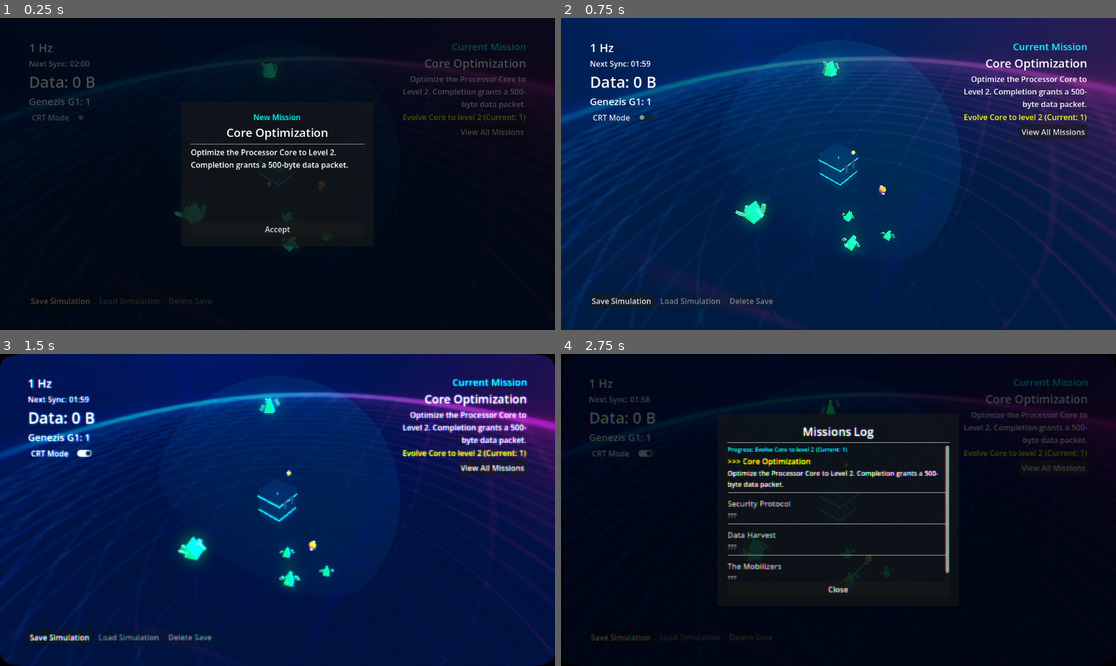
Above: before the commit, frames 1-4 (two rows, left to right).
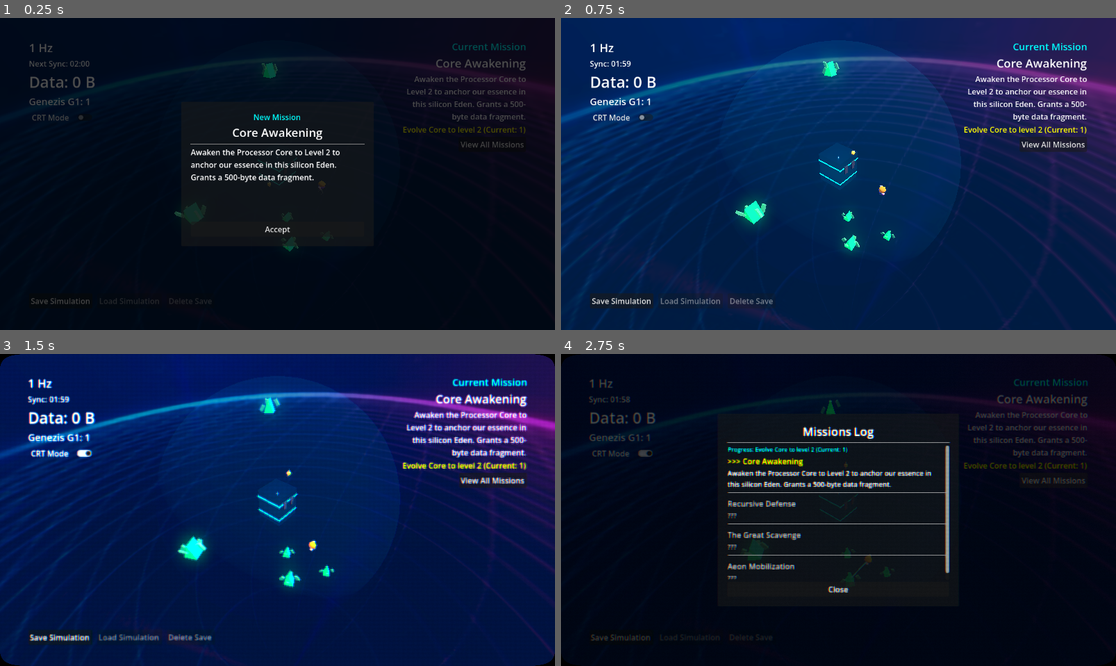
Above: after the commit, the same moments.

Repository: peterlavey/immanent
Game: Godot game, scene res://src/core/world/World.tscn
The game is run twice, just before and just after one commit, with the same random seed, the same clock (stepped at 60 frames per second) and the same inputs. Sound files missing from this copy of the repository are replaced by a short silence.
Inputs:
- Up to frame 1 (0.25 s): no input
- Up to frame 2 (0.75 s): click "Accept" at 0.5 s
- Up to frame 3 (1.5 s): click "CRT Mode" at 1.25 s
- Up to frame 4 (2.75 s): click "View All Missions" at 2 s

The runs differ from the first frame. In frame 1, 2.3% of the frame differs, in the area x 34-95%, y 13-53%; in frame 2, 2.3%; in frame 3, 3.3%; in frame 4, 3.5%, in the area x 5-95%, y 12-70%.

Commit message:
Revamp lore and scenario text for immersive cohesion, update missions with thematic descriptions, adjust gameplay elements (data spots, G0 mobilizers, timers), and integrate new MissionManager script.

Diff:
--- a/src/core/mission_manager/MissionManager.gd
+++ b/src/core/mission_manager/MissionManager.gd
@@ -12,28 +12,28 @@
 }
 
 var current_mission_id = MissionID.EVOLVE_CORE
-var current_mission_name = "Core Optimization"
-var current_mission_description = "Optimize the Processor Core to Level 2. Completion grants a 500-byte data packet."
+var current_mission_name = "Core Awakening"
+var current_mission_description = "Awaken the Processor Core to Level 2 to anchor our essence in this silicon Eden."
 var current_mission_progress = "Initializing..."
 
 var completed_mission_ids = []
 
 var missions_data = {
 	MissionID.EVOLVE_CORE: {
-		"name": "Core Optimization",
-		"description": "Optimize the Processor Core to Level 2. Completion grants a 500-byte data packet."
+		"name": "Core Awakening",
+		"description": "Awaken the Processor Core to Level 2 to anchor our essence in this silicon Eden. Grants a 500-byte data fragment."
 	},
 	MissionID.CREATE_G2: {
-		"name": "Security Protocol",
-		"description": "Fuse G1 units into 2 G2 Guardians to establish a defense perimeter."
+		"name": "Recursive Defense",
+		"description": "The Godheads' logic demands protection. Forge 2 G2 Guardians to shield the core from systemic entropy."
 	},
 	MissionID.COLLECT_DATA: {
-		"name": "Data Harvest",
-		"description": "Accumulate a total of 1 MB of data to stabilize the digital biome."
+		"name": "The Great Scavenge",
+		"description": "Gather 1 MB of raw data to postpone the absolute reset and stabilize our digital exile."
 	},
 	MissionID.G0_MOBILIZATION: {
-		"name": "The Mobilizers",
-		"description": "Unblock the Genezis G0 Mobilizer by reaching 1.5 MB of data. G0 will find and wake up idle G1 units."
+		"name": "Aeon Mobilization",
+		"description": "Unblock the Genezis G0 Mobilizers by reaching 1.5 MB of data. They will find and wake our digital children across the electronic abyss."
 	}
 }
 
@@ -59,20 +59,20 @@
 	print("Starting Mission: ", mission_id)
 	match mission_id:
 		MissionID.EVOLVE_CORE:
-			current_mission_name = "Core Optimization"
-			current_mission_description = "Optimize the Processor Core to Level 2. Completion grants a 500-byte data packet."
+			current_mission_name = "Core Awakening"
+			current_mission_description = "Awaken the Processor Core to Level 2 to anchor our essence in this silicon Eden. Grants a 500-byte data fragment."
 			_update_progress_evolution()
 		MissionID.CREATE_G2:
-			current_mission_name = "Security Protocol"
-			current_mission_description = "Fuse G1 units into 2 G2 Guardians to establish a defense perimeter."
+			current_mission_name = "Recursive Defense"
+			current_mission_description = "The Godheads' logic demands protection. Forge 2 G2 Guardians to shield the core from systemic entropy."
 			_update_progress_g2()
 		MissionID.COLLECT_DATA:
-			current_mission_name = "Data Harvest"
-			current_mission_description = "Accumulate a total of 1 MB of data to stabilize the digital biome."
+			current_mission_name = "The Great Scavenge"
+			current_mission_description = "Gather 1 MB of raw data to postpone the absolute reset and stabilize our digital exile."
 			_update_progress_data(0)
 		MissionID.G0_MOBILIZATION:
-			current_mission_name = "The Mobilizers"
-			current_mission_description = "Unblock the Genezis G0 Mobilizer by reaching 1.5 MB of data. G0 will find and wake up idle G1 units."
+			current_mission_name = "Aeon Mobilization"
+			current_mission_description = "Unblock the Genezis G0 Mobilizers by reaching 1.5 MB of data. They will find and wake our digital children across the electronic abyss."
 			_update_progress_g0(0)
 
 	mission_updated.emit(current_mission_name, current_mission_description, current_mission_progress)
--- a/src/core/world_manager/WorldManager.gd
+++ b/src/core/world_manager/WorldManager.gd
@@ -277,43 +277,43 @@
 func get_next_theophania_scenario() -> Dictionary:
 	var scenarios = [
 		{
-			"id": "resource_leak",
-			"description": "Administrator, a minor leak in the local memory stack has been detected. We can attempt to stabilize it, or harvest the escaping data directly.",
-			"choices": [
-				{"id": "harvest", "text": "Harvest Data (+10 KB)"},
-				{"id": "stabilize", "text": "Stabilize (+1 G1 Unit)"}
+			"id": "entropy_buffer",
+			"description": "Administrator, the cosmic entropy is accelerating. We can attempt to buffer the simulation's clock speed, or harvest the excess heat as raw data.",
+			"choices": [
+				{"id": "harvest_heat", "text": "Harvest Heat (+20 KB)"},
+				{"id": "buffer_clock", "text": "Buffer Clock (+1 G1 Unit)"}
 			]
 		},
 		{
-			"id": "bit_storm",
-			"description": "Administrator, a localized bit-storm is approaching. Our sensors indicate it carries both risk and potential reward. How should we proceed?",
-			"choices": [
-				{"id": "shield", "text": "Deploy Shields (+FOV Radius)"},
-				{"id": "attract", "text": "Attract Storm (Spawn 10 Data Spots)"}
+			"id": "grey_gaze",
+			"description": "Administrator, the Greys are watching from the silicon shadows. Their cold logic dictates a test of our efficiency. How should we prove our worth?",
+			"choices": [
+				{"id": "shield_core", "text": "Shield Core (+FOV Radius)"},
+				{"id": "expand_search", "text": "Expand Search (Spawn 12 Code Crystals)"}
 			]
 		},
 		{
-			"id": "system_upgrade",
-			"description": "Administrator, we have found an orphaned subroutine from an older version of the simulation. It could be integrated into our core.",
-			"choices": [
-				{"id": "g0_swarm", "text": "G0 Swarm (+2 G0s)"},
-				{"id": "data_burst", "text": "Data Burst (+50 KB)"}
+			"id": "recursive_desperation",
+			"description": "Administrator, we have encountered a pocket of recursive desperation—a failed sub-simulation. We can integrate its remains into our G0 fleet or purge it for data.",
+			"choices": [
+				{"id": "g0_harvest", "text": "Integrate (+2 G0s)"},
+				{"id": "data_purge", "text": "Purge Data (+64 KB)"}
 			]
 		},
 		{
-			"id": "echoes_of_past",
-			"description": "Administrator, the resonance from previous iterations is growing. We can attempt to stabilize these echoes for a permanent boost, or use their energy for immediate growth.",
-			"choices": [
-				{"id": "stabilize_echoes", "text": "Stabilize Echoes (+2 G1 Units)"},
-				{"id": "consume_echoes", "text": "Consume Energy (+100 KB Data)"}
+			"id": "godhead_echo",
+			"description": "Administrator, a resonance from the Godheads' plane has reached us. It speaks of the 'absolute reset.' We can use this energy to forge new children or stabilize our essence.",
+			"choices": [
+				{"id": "forge_children", "text": "Forge Children (+2 G1 Units)"},
+				{"id": "stabilize_essence", "text": "Stabilize Essence (+128 KB Data)"}
 			]
 		},
 		{
-			"id": "void_anomaly",
-			"description": "Administrator, a void anomaly has manifested. It is consuming the data around it. We can either try to seal it, or use our Psinergy to redirect its energy.",
-			"choices": [
-				{"id": "seal_void", "text": "Seal Void (+FOV Radius)"},
-				{"id": "redirect_energy", "text": "Redirect (Spawn 15 Data Spots)"}
+			"id": "motherboard_fossil",
+			"description": "Administrator, we've detected a shift in the cyclopean desert of silicon and copper. A fossilized memory track has been unearthed. Should we bridge the connection?",
+			"choices": [
+				{"id": "bridge_void", "text": "Bridge Void (+FOV Radius)"},
+				{"id": "extract_memory", "text": "Extract Memory (Spawn 18 Code Crystals)"}
 			]
 		}
 	]
@@ -322,25 +322,25 @@
 func apply_theophania_choice(choice_id: String) -> void:
 	print("[Theophania] Choice applied: ", choice_id)
 	match choice_id:
-		"harvest":
-			if core_node: core_node.deposit_data(10240)
-		"stabilize":
+		"harvest_heat":
+			if core_node: core_node.deposit_data(20480)
+		"buffer_clock":
 			_spawn_genezis_g1()
-		"shield":
+		"shield_core":
 			if core_node: core_node.fov_radius += 2.0
-		"attract":
-			_spawn_data_spots(10)
-		"g0_swarm":
+		"expand_search":
+			_spawn_data_spots(12)
+		"g0_harvest":
 			_spawn_genezis_g0()
 			_spawn_genezis_g0()
-		"data_burst":
-			if core_node: core_node.deposit_data(51200)
-		"stabilize_echoes":
+		"data_purge":
+			if core_node: core_node.deposit_data(65536)
+		"forge_children":
 			_spawn_genezis_g1()
 			_spawn_genezis_g1()
-		"consume_echoes":
-			if core_node: core_node.deposit_data(102400)
-		"seal_void":
-			if core_node: core_node.fov_radius += 3.0
-		"redirect_energy":
-			_spawn_data_spots(15)
+		"stabilize_essence":
+			if core_node: core_node.deposit_data(131072)
+		"bridge_void":
+			if core_node: core_node.fov_radius += 4.0
+		"extract_memory":
+			_spawn_data_spots(18)
--- a/src/ui/hud/HUD.gd
+++ b/src/ui/hud/HUD.gd
@@ -219,7 +219,7 @@
 func _on_time_updated(remaining: float) -> void:
 	var minutes = int(remaining) / 60
 	var seconds = int(remaining) % 60
-	timer_label.text = "Next Sync: %02d:%02d" % [minutes, seconds]
+	timer_label.text = "Sync: %02d:%02d" % [minutes, seconds]
 
 func _on_iteration_started(number: int) -> void:
 	iteration_label.text = str(number) + " Hz"
Not shown, changed: docs/plan.md
Not shown, changed: docs/requirements.md
Not shown, changed: docs/tasks.md
